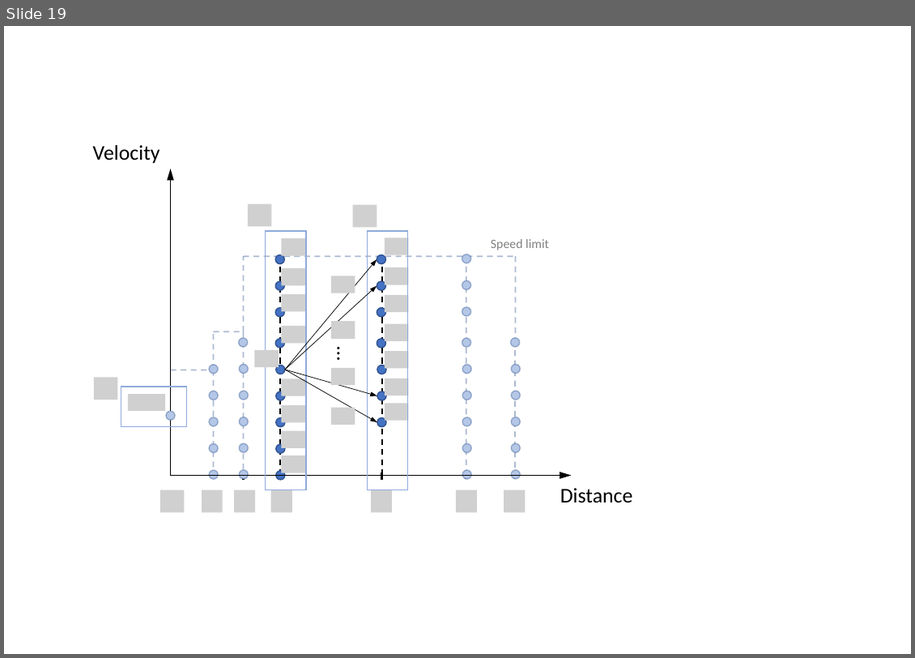
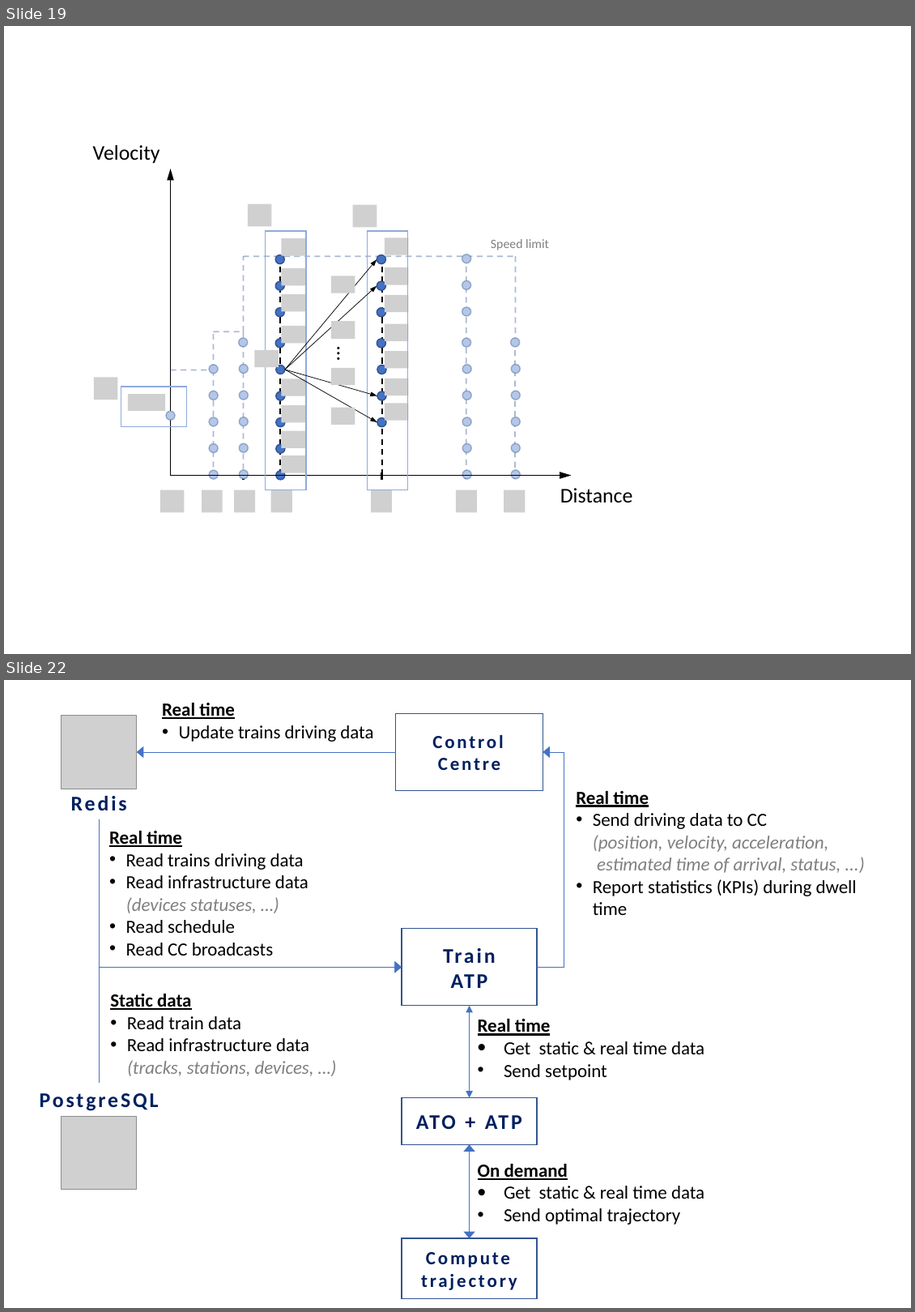
Before and after one commit to trencat/Trencat, a slide deck: doc/source/figures/figures.pptx. Shown one above the other, each under a label of ours: slide 19 before the commit, slides 19 and 22 after it; the slides between them are not shown. The pictures are 915x658 and 915x1312 pixels, drawn with LibreOffice and Linux fonts; fonts in the diff are those of the drawing; grey boxes stand for pictures. Boxes give left, top, right and bottom in pixels: in the first picture for what was removed or moved away, otherwise in the second. Text is boxed around its words. In the diff, an @@ line names an element or a change of style, - is before the commit and + after.

```diff
--- a/doc/source/figures/figures.pptx
+++ b/doc/source/figures/figures.pptx
@@ slide 22 added at bbox=[4, 680, 911, 1308], background #FFFFFF @@
@@ text added at bbox=[162, 703, 373, 742], 16 pt, text #000000 @@
+Real time
+• Update trains driving data
@@ picture added at bbox=[61, 715, 136, 789] @@
@@ rectangle added at bbox=[396, 713, 543, 791], fill #FFFFFF, outline #325491 1 pt, 16 pt, text #002060, bold @@
+Control Centre
@@ arrow added from (396, 752) to (136, 752), #4472C4 0.5 pt @@
@@ elbow arrow added from (538, 968) to (543, 752), #4472C4 0.5 pt @@
@@ text added at bbox=[37, 785, 161, 819], 18 pt, text #002060, bold @@
+Redis
@@ text added at bbox=[576, 791, 857, 915], 16 pt, text #808080, italic @@
+Real time
+• Send driving data to CC
+(position, velocity, acceleration,
+estimated time of arrival, status, ...)
+• Report statistics (KPIs) during dwell time
@@ elbow arrow added from (99, 820) to (402, 968), #4472C4 0.5 pt @@
@@ text added at bbox=[109, 831, 309, 955], 16 pt, text #000000 @@
+Real time
+• Read trains driving data
+• Read infrastructure data
+(devices statuses, …)
+• Read schedule
+• Read CC broadcasts
@@ rectangle added at bbox=[402, 929, 538, 1006], fill #FFFFFF, outline #325491 1 pt, 18 pt, text #002060, bold @@
+Train
+ATP
@@ elbow arrow added from (99, 1083) to (402, 968), #4472C4 0.5 pt @@
@@ text added at bbox=[110, 993, 314, 1076], 16 pt, text #000000 @@
+Static data
+• Read train data
+• Read infrastructure data
+(tracks, stations, devices, …)
@@ double arrow added from (470, 1006) to (470, 1098), #4472C4 0.5 pt @@
@@ text added at bbox=[478, 1019, 705, 1080], 16 pt, text #000000 @@
+Real time
+• Get static & real time data
+• Send setpoint
@@ text added at bbox=[22, 1083, 176, 1117], 18 pt, text #002060, bold @@
+PostgreSQL
@@ picture added at bbox=[61, 1117, 136, 1190] @@
@@ rectangle added at bbox=[402, 1098, 538, 1145], fill #FFFFFF, outline #325491 1 pt, 18 pt, text #002060, bold @@
+ATO + ATP
@@ double arrow added from (470, 1145) to (470, 1239), #4472C4 0.5 pt @@
@@ text added at bbox=[478, 1164, 705, 1224], 16 pt, text #000000 @@
+On demand
+• Get static & real time data
+• Send optimal trajectory
@@ rectangle added at bbox=[402, 1239, 538, 1299], fill #FFFFFF, outline #325491 1 pt, 16 pt, text #002060, bold @@
+Compute trajectory
```
Also in this commit, not shown: 2 slides changed, 3 other slides added, 11 other files.
